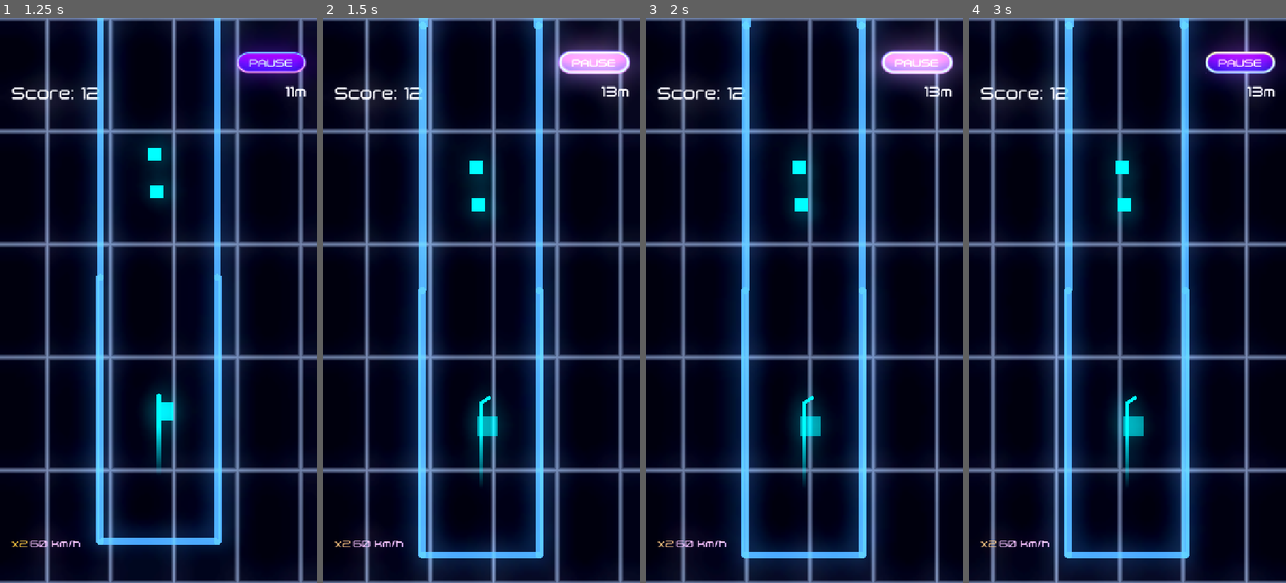
Above: before the commit, frames 1-4 (left to right).
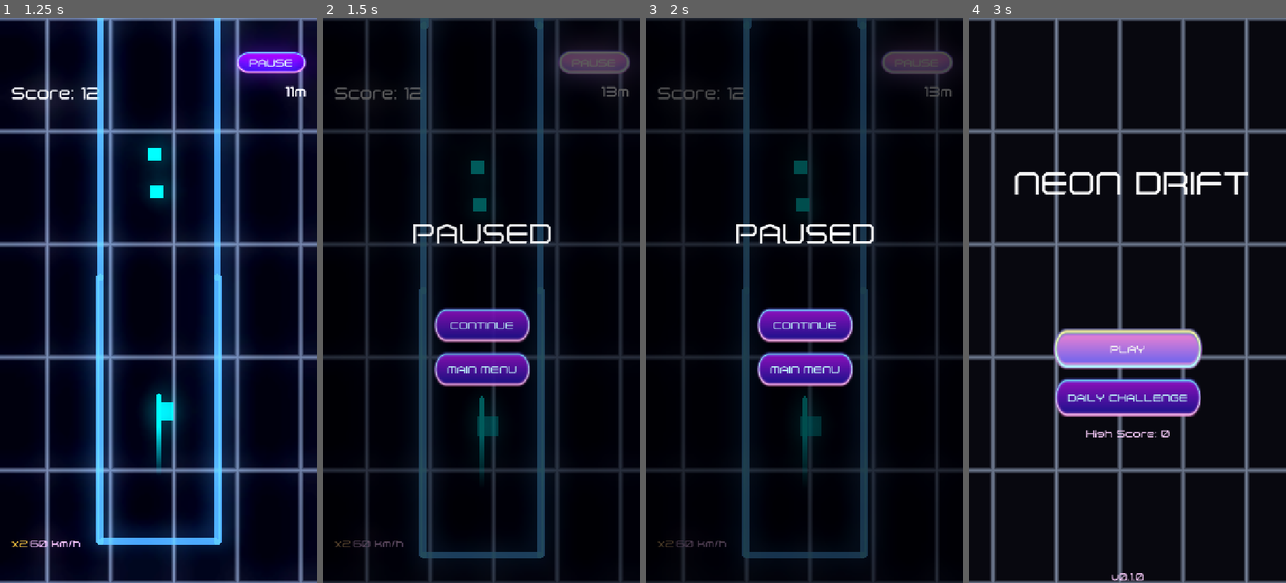
Above: after the commit, the same moments.

Repository: topher235/neon-drifter
Game: Godot game, scene res://scenes/main/main.tscn
Two runs of this game, one before a commit and one after it. Both use one fixed random seed, a clock stepped at 60 frames per second and the inputs below.
Inputs (mouse positions are in pixels of both pictures, inside the frame that each line leads up to):
- Up to frame 1 (1.25 s): click "PLAY" at 0.5 s
- Up to frame 2 (1.5 s): click "PAUSE" at 1.25 s
- Up to frame 3 (2 s): no input
- Up to frame 4 (3 s): click (1127, 368) at 2 s, where only the run after the commit has a clickable "MAIN MENU"; click (1127, 345) at 2.75 s, where only the run after the commit has a clickable "PLAY"

Frame 1 is identical in both runs. In frame 2, 44% of the frame differs, in the area x 0-100%, y 0-100%; in frame 3, 45%; in frame 4, 37%.

Commit message:
Add pause menu

Diff:
--- a/autoload/game_manager.gd
+++ b/autoload/game_manager.gd
@@ -3,6 +3,8 @@
 # Signals
 signal game_started
 signal game_over(final_score: int, distance: float)
+signal game_paused
+signal game_resumed
 signal score_changed(new_score: int)
 signal speed_changed(new_speed: float)
 signal combo_changed(combo: int)
@@ -78,11 +80,13 @@
     if current_state == GameState.PLAYING:
         current_state = GameState.PAUSED
         get_tree().paused = true
+        game_paused.emit()
 
 func resume_game() -> void:
     if current_state == GameState.PAUSED:
         current_state = GameState.PLAYING
         get_tree().paused = false
+        game_resumed.emit()
 
 func return_to_menu() -> void:
     get_tree().paused = false
--- a/scenes/game/game.gd
+++ b/scenes/game/game.gd
@@ -3,6 +3,7 @@
 @onready var tunnel_generator: TunnelGenerator = $TunnelGenerator
 @onready var player: PlayerLine = $Player
 @onready var hud: CanvasLayer = $UI/Hud
+@onready var pause_screen: PauseScreen = $UI/PauseLayer/PauseScreen
 @onready var game_over_screen: Control = $UI/GameOverLayer/GameOver
 
 func _ready() -> void:
@@ -14,6 +15,10 @@
     else:
         player.movement_mode = "AutoRun"
 
+    # Connect to GameManager signals
+    GameManager.game_paused.connect(_on_game_paused)
+    GameManager.game_resumed.connect(_on_game_resumed)
+
     # Initialize systems
     tunnel_generator.initialize()
 
@@ -24,7 +29,25 @@
     GameManager.start_game()
     AudioManager.play_music("gameplay", false)
 
+func _unhandled_input(event: InputEvent) -> void:
+    # Handle pause input
+    if event.is_action_pressed("pause") and GameManager.is_playing():
+        GameManager.pause_game()
+        get_viewport().set_input_as_handled()
+
 func _process(_delta: float) -> void:
     if GameManager.is_playing():
         # Update tunnel generation based on player position
         tunnel_generator.update_generation(player.get_world_position().y)
+
+func _on_game_paused() -> void:
+    if pause_screen.has_method("show_pause_screen"):
+        pause_screen.show_pause_screen()
+    else:
+        pause_screen.visible = true
+
+func _on_game_resumed() -> void:
+    if pause_screen.has_method("hide_pause_screen"):
+        pause_screen.hide_pause_screen()
+    else:
+        pause_screen.visible = false
--- a/scenes/game/game.tscn
+++ b/scenes/game/game.tscn
@@ -6,6 +6,7 @@
 [ext_resource type="PackedScene" path="res://scenes/ui/neon_grid_background.tscn" id="4_bg"]
 [ext_resource type="PackedScene" uid="uid://c5ixwlkb1000h" path="res://scenes/ui/hud.tscn" id="5_5i0tg"]
 [ext_resource type="PackedScene" uid="uid://ctk67ij7axc7n" path="res://scenes/ui/game_over.tscn" id="6_bdhmt"]
+[ext_resource type="PackedScene" uid="uid://csh7moljbneva" path="res://scenes/ui/pause_screen.tscn" id="7_pause"]
 
 [sub_resource type="Environment" id="Environment_glow"]
 background_mode = 3
@@ -43,6 +44,13 @@
 
 [node name="Hud" parent="UI" instance=ExtResource("5_5i0tg")]
 
+[node name="PauseLayer" type="CanvasLayer" parent="UI"]
+process_mode = 3
+layer = 50
+
+[node name="PauseScreen" parent="UI/PauseLayer" instance=ExtResource("7_pause")]
+visible = false
+
 [node name="GameOverLayer" type="CanvasLayer" parent="UI"]
 layer = 100
 
--- a/scenes/player/player_line.gd
+++ b/scenes/player/player_line.gd
@@ -3,7 +3,7 @@
 
 # Configuration
 @export_group("Movement")
-@export var movement_smoothing: float = 0.15
+@export var movement_smoothing: float = 15.0  # Higher = snappier (lerp speed)
 @export_enum("AutoRun", "FreeMovement") var movement_mode: String = "AutoRun"
 
 @export_group("Trail")
@@ -95,15 +95,16 @@
     # Apply movement based on controller type
     if movement_controller is AutoRunController:
         # AutoRun: Smooth X only, Y moves directly
-        var x_diff = target_position.x - current_position.x
-        velocity.x = x_diff / movement_smoothing
-        current_position.x += velocity.x * delta
+        # Use lerp for consistent smoothing speed regardless of distance
+        var lerp_speed = movement_smoothing * delta
+        current_position.x = lerp(current_position.x, target_position.x, lerp_speed)
         current_position.y = target_position.y  # Direct Y movement
+        velocity.x = (current_position.x - position.x) / delta if delta > 0 else 0
     else:
         # FreeMovement: Smooth both axes
-        var diff = target_position - current_position
-        velocity = diff / movement_smoothing
-        current_position += velocity * delta
+        var lerp_speed = movement_smoothing * delta
+        current_position = current_position.lerp(target_position, lerp_speed)
+        velocity = (current_position - position) / delta if delta > 0 else Vector2.ZERO
 
     position = current_position
 
--- a/scenes/player/player_line.tscn
+++ b/scenes/player/player_line.tscn
@@ -8,6 +8,7 @@
 
 [node name="PlayerLine" type="Node2D"]
 script = ExtResource("1_s0jvp")
+movement_smoothing = 30.0
 
 [node name="Line2D" type="Line2D" parent="."]
 unique_name_in_owner = true
--- /dev/null
+++ b/scenes/ui/pause_screen.gd
@@ -0,0 +1,32 @@
+class_name PauseScreen extends Control
+
+@onready var continue_button: Button = %ContinueButton
+@onready var menu_button: Button = %MenuButton
+
+func _ready() -> void:
+	visible = false
+	continue_button.pressed.connect(_on_continue_pressed)
+	menu_button.pressed.connect(_on_menu_pressed)
+
+func _on_continue_pressed() -> void:
+	AudioManager.play_sfx("ui_click")
+	GameManager.resume_game()
+	hide_pause_screen()
+
+func _on_menu_pressed() -> void:
+	AudioManager.play_sfx("ui_click")
+	GameManager.return_to_menu()
+	hide_pause_screen()
+	await SceneManager.goto_main_menu()
+
+func show_pause_screen() -> void:
+	visible = true
+	modulate = Color(1, 1, 1, 0)
+
+	# Create a tween that works when paused
+	var tween = create_tween()
+	tween.set_pause_mode(Tween.TWEEN_PAUSE_PROCESS)
+	tween.tween_property(self, "modulate", Color.WHITE, 0.2)
+
+func hide_pause_screen() -> void:
+	visible = false
--- /dev/null
+++ b/scenes/ui/pause_screen.tscn
@@ -0,0 +1,67 @@
+[gd_scene load_steps=3 format=3 uid="uid://csh7moljbneva"]
+
+[ext_resource type="Script" uid="uid://c5yo276cs0whr" path="res://scenes/ui/pause_screen.gd" id="1_pause"]
+
+[sub_resource type="LabelSettings" id="LabelSettings_pause"]
+font_size = 64
+
+[node name="PauseScreen" type="Control"]
+process_mode = 3
+layout_mode = 3
+anchors_preset = 15
+anchor_right = 1.0
+anchor_bottom = 1.0
+grow_horizontal = 2
+grow_vertical = 2
+script = ExtResource("1_pause")
+
+[node name="ColorRect" type="ColorRect" parent="."]
+layout_mode = 1
+anchors_preset = 15
+anchor_right = 1.0
+anchor_bottom = 1.0
+grow_horizontal = 2
+grow_vertical = 2
+color = Color(0, 0, 0, 0.7)
+
+[node name="VBoxContainer" type="VBoxContainer" parent="."]
+layout_mode = 1
+anchors_preset = 8
+anchor_left = 0.5
+anchor_top = 0.5
+anchor_right = 0.5
+anchor_bottom = 0.5
+offset_left = -100.0
+offset_top = -150.0
+offset_right = 100.0
+offset_bottom = 150.0
+grow_horizontal = 2
+grow_vertical = 2
+theme_override_constants/separation = 40
+
+[node name="PausedLabel" type="Label" parent="VBoxContainer"]
+layout_mode = 2
+text = "PAUSED"
+label_settings = SubResource("LabelSettings_pause")
+horizontal_alignment = 1
+
+[node name="Spacer" type="Control" parent="VBoxContainer"]
+custom_minimum_size = Vector2(0, 50)
+layout_mode = 2
+
+[node name="ButtonContainer" type="VBoxContainer" parent="VBoxContainer"]
+layout_mode = 2
+size_flags_horizontal = 4
+theme_override_constants/separation = 20
+
+[node name="ContinueButton" type="Button" parent="VBoxContainer/ButtonContainer"]
+unique_name_in_owner = true
+custom_minimum_size = Vector2(200, 80)
+layout_mode = 2
+text = "CONTINUE"
+
+[node name="MenuButton" type="Button" parent="VBoxContainer/ButtonContainer"]
+unique_name_in_owner = true
+custom_minimum_size = Vector2(200, 80)
+layout_mode = 2
+text = "MAIN MENU"
--- a/scripts/utilities/auto_run_controller.gd
+++ b/scripts/utilities/auto_run_controller.gd
@@ -24,13 +24,45 @@
 
 func handle_input() -> void:
     if Input.is_action_pressed("touch"):
-        var viewport_size = player.get_viewport_rect().size
-        var mouse_pos = player.get_viewport().get_mouse_position()
+        # Check if mouse is over UI
+        var viewport = player.get_viewport()
+        var mouse_pos = viewport.get_mouse_position()
 
-        # Convert screen X (0 to viewport_width) to game X (-tunnel_half_width to +tunnel_half_width)
-        var normalized_x = (mouse_pos.x / viewport_size.x) - 0.5  # -0.5 to 0.5
-        target_x = normalized_x * (tunnel_half_width * 2)
-        target_x = clamp(target_x, -tunnel_half_width, tunnel_half_width)
+        # Check if there's a Control node at this position (UI element)
+        var ui_at_point = _is_ui_at_position(viewport, mouse_pos)
+
+        # Only move player if not clicking on UI
+        if not ui_at_point:
+            var viewport_size = player.get_viewport_rect().size
+
+            # Convert screen X (0 to viewport_width) to game X (-tunnel_half_width to +tunnel_half_width)
+            var normalized_x = (mouse_pos.x / viewport_size.x) - 0.5  # -0.5 to 0.5
+            target_x = normalized_x * (tunnel_half_width * 2)
+            target_x = clamp(target_x, -tunnel_half_width, tunnel_half_width)
     else:
         # Return to center when not touching
         target_x = 0.0
+
+func _is_ui_at_position(viewport: Viewport, position: Vector2) -> bool:
+    # Get all nodes at this position by checking Control nodes in the scene
+    var root = viewport.get_tree().root
+    return _check_control_at_position(root, position)
+
+func _check_control_at_position(node: Node, position: Vector2) -> bool:
+    # Check if this node is an interactive UI element at the position
+    if node is Control:
+        var control := node as Control
+        if control.visible and control.get_global_rect().has_point(position):
+            # Only block input for interactive controls (buttons, sliders, etc.)
+            # Allow input through panels, labels, containers, etc.
+            if control.mouse_filter == Control.MOUSE_FILTER_STOP:
+                # This is an interactive element that wants to stop mouse input
+                if control is BaseButton or control is LineEdit or control is TextEdit or control is Slider:
+                    return true
+
+    # Recursively check children (front to back for proper layering)
+    for child in node.get_children():
+        if _check_control_at_position(child, position):
+            return true
+
+    return false
--- a/scripts/utilities/free_movement_controller.gd
+++ b/scripts/utilities/free_movement_controller.gd
@@ -14,22 +14,54 @@
 
 func handle_input() -> void:
 	if Input.is_action_pressed("touch"):
-		var viewport_size = player.get_viewport_rect().size
-		var mouse_pos = player.get_viewport().get_mouse_position()
+		# Check if mouse is over UI
+		var viewport = player.get_viewport()
+		var mouse_pos = viewport.get_mouse_position()
 
-		# Convert screen position to game world position
-		# X: screen X (0 to viewport_width) to game X (-tunnel_half_width to +tunnel_half_width)
-		var normalized_x = (mouse_pos.x / viewport_size.x) - 0.5  # -0.5 to 0.5
-		target_position.x = normalized_x * (tunnel_half_width * 2)
-		target_position.x = clamp(target_position.x, -tunnel_half_width, tunnel_half_width)
+		# Check if there's a Control node at this position (UI element)
+		var ui_at_point = _is_ui_at_position(viewport, mouse_pos)
 
-		# Y: Convert screen Y to world Y (camera follows player, so we need offset)
-		# Screen space is 0 at top, viewport_height at bottom
-		# World space moves upward (negative Y)
-		# Top of screen = forward movement (more negative Y in world space)
-		var camera_y = camera.get_screen_center_position().y
-		var screen_to_world_y = mouse_pos.y - (viewport_size.y / 2.0)
-		target_position.y = camera_y + screen_to_world_y
+		# Only move player if not clicking on UI
+		if not ui_at_point:
+			var viewport_size = player.get_viewport_rect().size
+
+			# Convert screen position to game world position
+			# X: screen X (0 to viewport_width) to game X (-tunnel_half_width to +tunnel_half_width)
+			var normalized_x = (mouse_pos.x / viewport_size.x) - 0.5  # -0.5 to 0.5
+			target_position.x = normalized_x * (tunnel_half_width * 2)
+			target_position.x = clamp(target_position.x, -tunnel_half_width, tunnel_half_width)
+
+			# Y: Convert screen Y to world Y (camera follows player, so we need offset)
+			# Screen space is 0 at top, viewport_height at bottom
+			# World space moves upward (negative Y)
+			# Top of screen = forward movement (more negative Y in world space)
+			var camera_y = camera.get_screen_center_position().y
+			var screen_to_world_y = mouse_pos.y - (viewport_size.y / 2.0)
+			target_position.y = camera_y + screen_to_world_y
 	else:
 		# Keep current position when not touching
 		target_position = player.current_position
+
+func _is_ui_at_position(viewport: Viewport, position: Vector2) -> bool:
+	# Get all nodes at this position by checking Control nodes in the scene
+	var root = viewport.get_tree().root
+	return _check_control_at_position(root, position)
+
+func _check_control_at_position(node: Node, position: Vector2) -> bool:
+	# Check if this node is an interactive UI element at the position
+	if node is Control:
+		var control := node as Control
+		if control.visible and control.get_global_rect().has_point(position):
+			# Only block input for interactive controls (buttons, sliders, etc.)
+			# Allow input through panels, labels, containers, etc.
+			if control.mouse_filter == Control.MOUSE_FILTER_STOP:
+				# This is an interactive element that wants to stop mouse input
+				if control is BaseButton or control is LineEdit or control is TextEdit or control is Slider:
+					return true
+
+	# Recursively check children (front to back for proper layering)
+	for child in node.get_children():
+		if _check_control_at_position(child, position):
+			return true
+
+	return false
Not shown: 1 places in scenes/game/game.tscn that only renumber resources
Not shown, added: scenes/ui/pause_screen.gd.uid
Not shown, added: tasks.md
